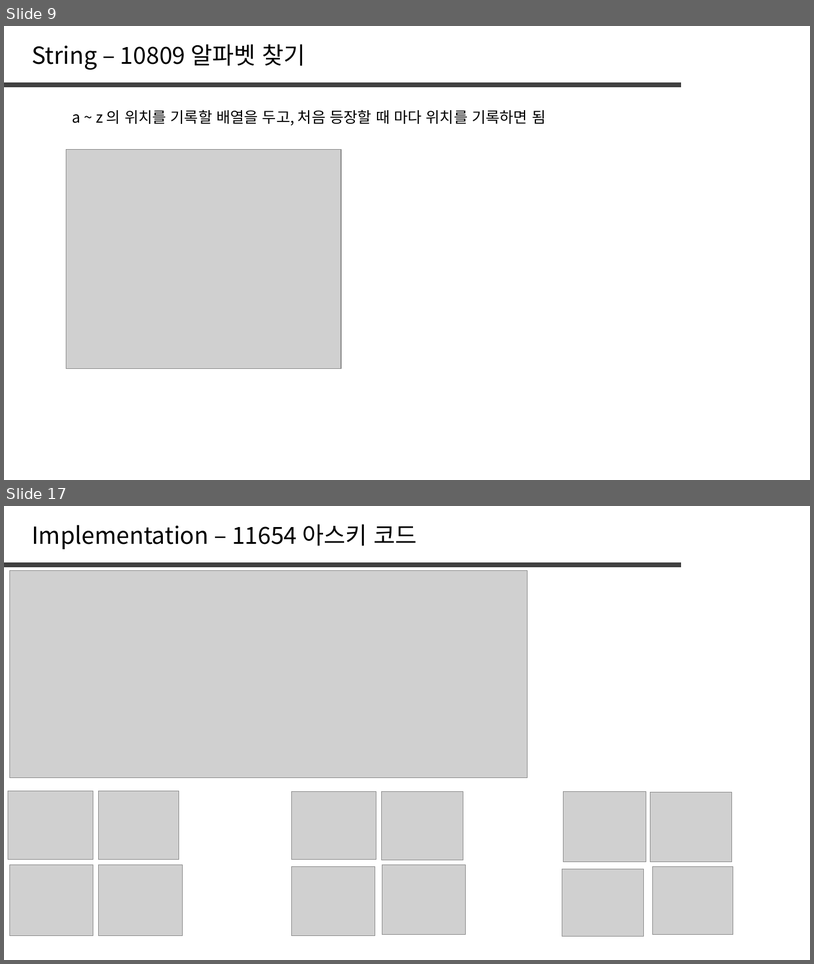
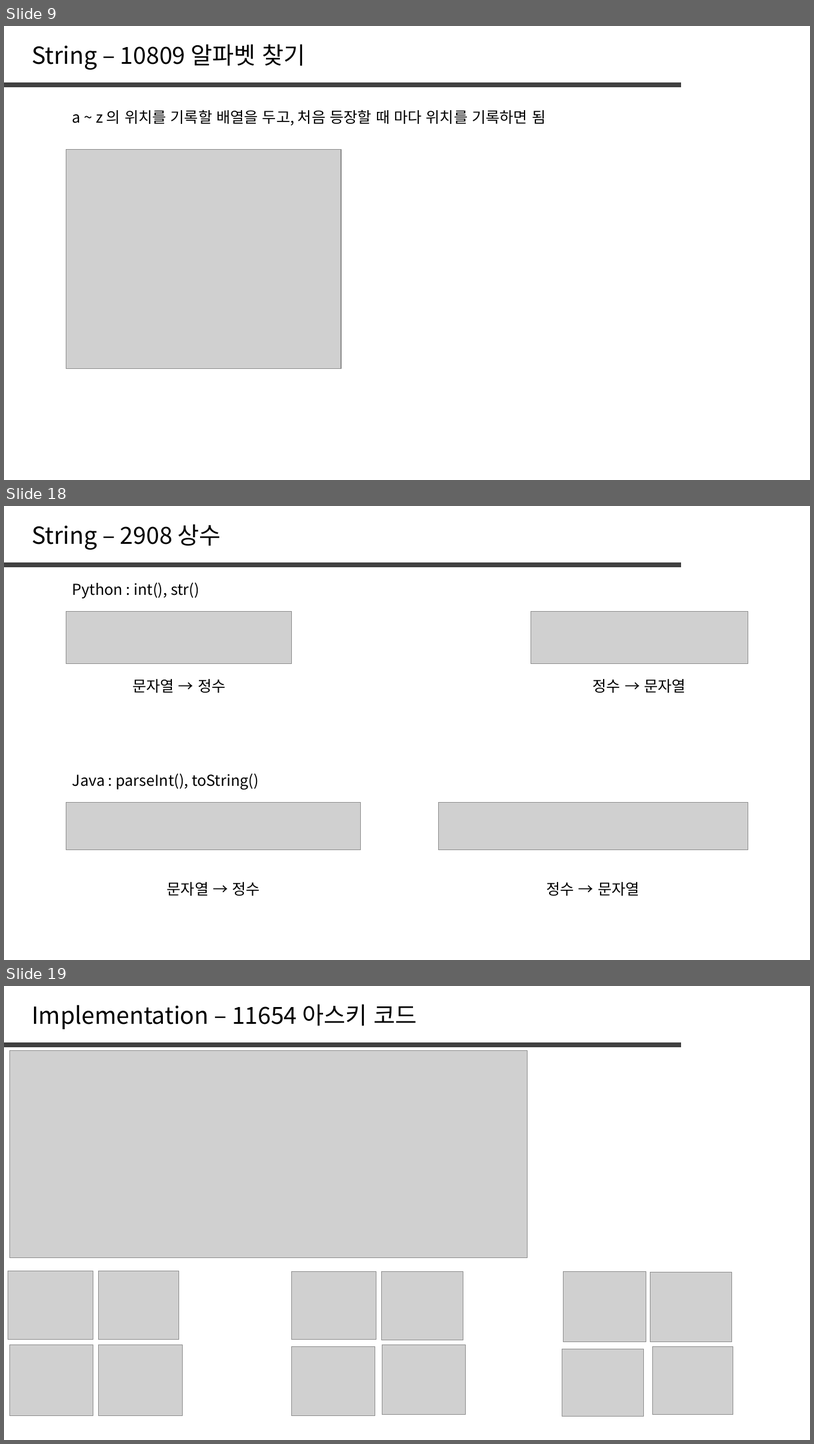
Before and after one commit to jaehoo1/PS-study, a slide deck: study/2_String.pptx. Shown one above the other, each under a label of ours: slides 9 and 17 before the commit, slides 9, 18 and 19 after it; the slides between them are not shown. The pictures are 814x964 and 814x1444 pixels, drawn with LibreOffice and Linux fonts; fonts in the diff are those of the drawing; grey boxes stand for pictures. Boxes give left, top, right and bottom in pixels: in the first picture for what was removed or moved away, otherwise in the second. Text is boxed around its words. In the diff, an @@ line names an element or a change of style, - is before the commit and + after.

```diff
--- a/study/2_String.pptx
+++ b/study/2_String.pptx
@@ slide 18 added at <box>4,506,810,960</box>, background #FFFFFF @@
@@ text added at <box>32,524,221,550</box>, 28 pt, text #000000 @@
+String – 2908 상수
@@ line added from (4, 565) to (681, 565), #404040 6 pt @@
@@ text added at <box>72,582,200,598</box>, 18 pt, text #000000 @@
+Python : int(), str()
@@ picture added at <box>66,611,292,664</box> @@
@@ picture added at <box>531,611,749,664</box> @@
@@ text added at <box>132,679,225,693</box>, 18 pt, text #000000 @@
+문자열 → 정수
@@ text added at <box>593,679,686,693</box>, 18 pt, text #000000 @@
+정수 → 문자열
@@ text added at <box>72,773,259,789</box>, 18 pt, text #000000 @@
+Java : parseInt(), toString()
@@ picture added at <box>66,802,361,850</box> @@
@@ picture added at <box>438,802,748,850</box> @@
@@ text added at <box>167,882,260,895</box>, 18 pt, text #000000 @@
+문자열 → 정수
@@ text added at <box>546,882,640,895</box>, 18 pt, text #000000 @@
+정수 → 문자열
@@ what was slide 17 is now slide 19 @@
```
Also in this commit, not shown: 1 slide changed, 8 other slides added, 7 slides removed.
